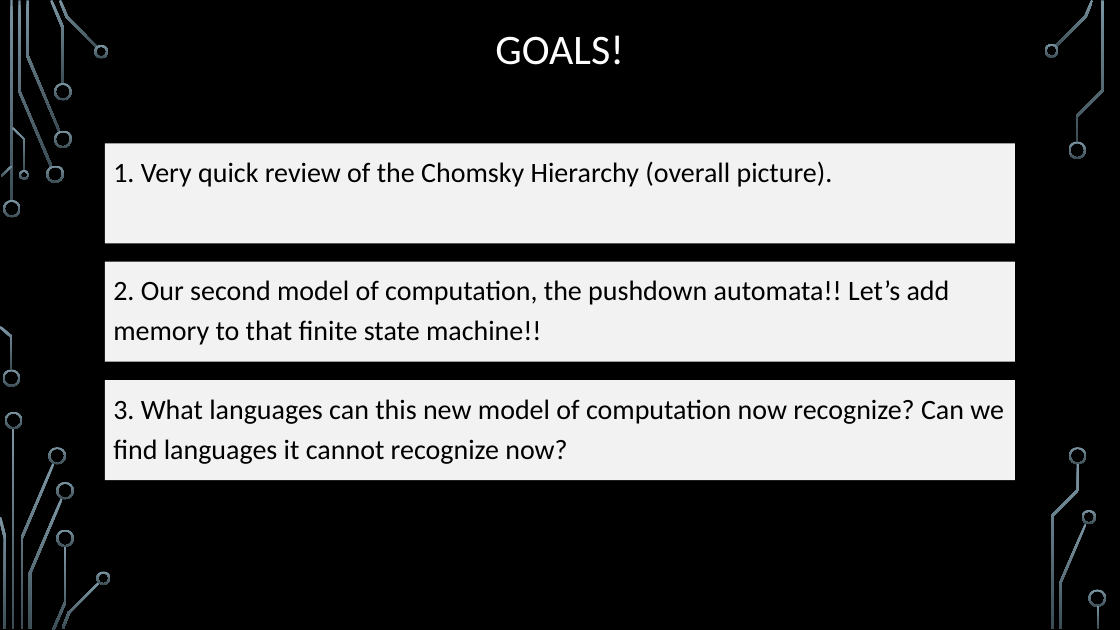
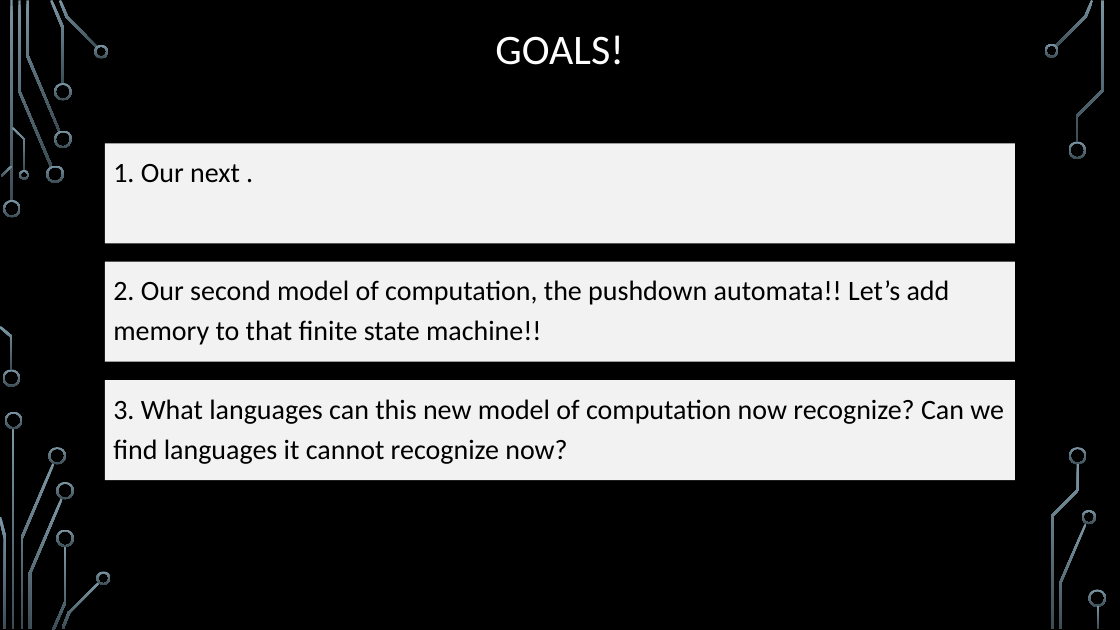
Before and after one commit to markfloryan/dmt2, a slide deck: slide 2 of slides/06-TuringMachines.pptx. Drawn at 1120x630 pixels with LibreOffice and Linux fonts; fonts in the diff are those of the drawing; background and template pictures are left out. Boxes give left, top, right and bottom in pixels: in the first picture for what was removed or moved away, otherwise in the second. Text is boxed around its words. In the diff, an @@ line names an element or a change of style, - is before the commit and + after.

```diff
--- a/slides/06-TuringMachines.pptx
+++ b/slides/06-TuringMachines.pptx
@@ text at [113,164,240,183]: text changed @@
-1. Very quick review of the Chomsky Hierarchy (overall picture).
+1. Our next .
```
Also in this commit, not shown: 1 other slide changed, 1 slide removed, 4 other files.
